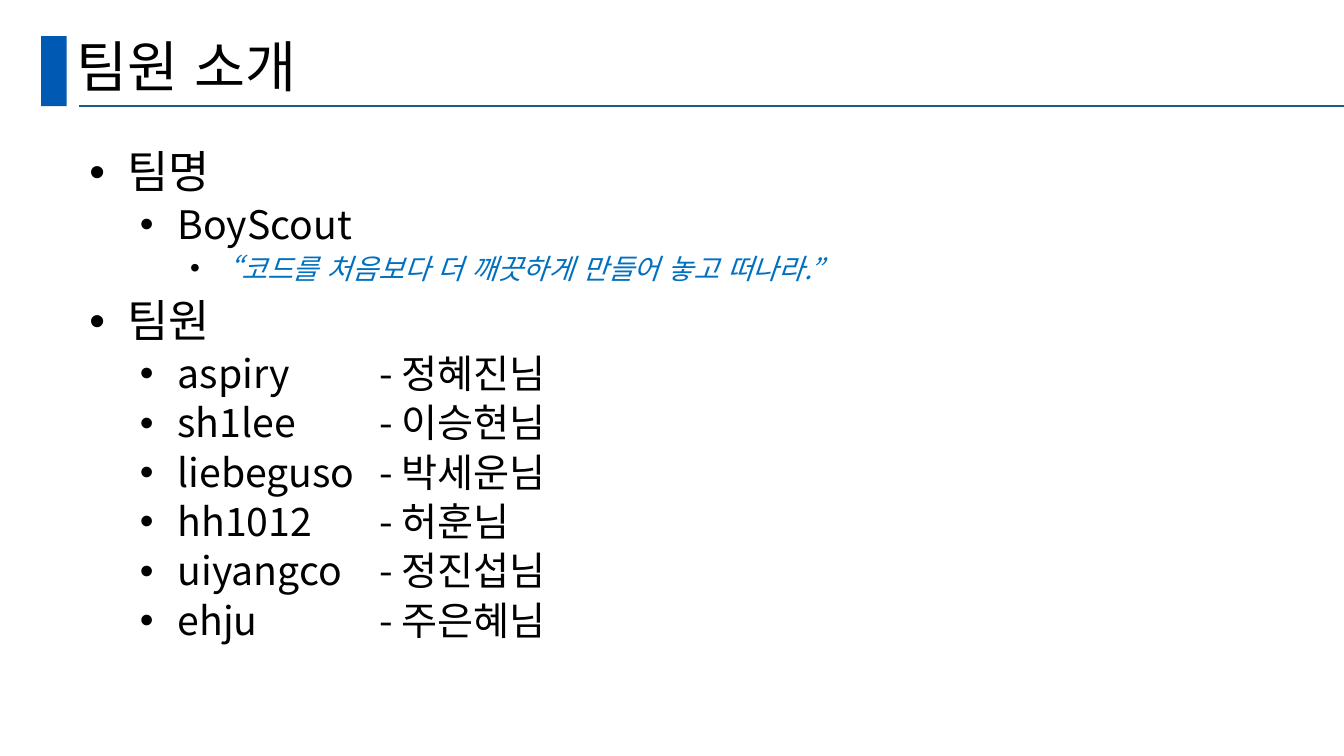
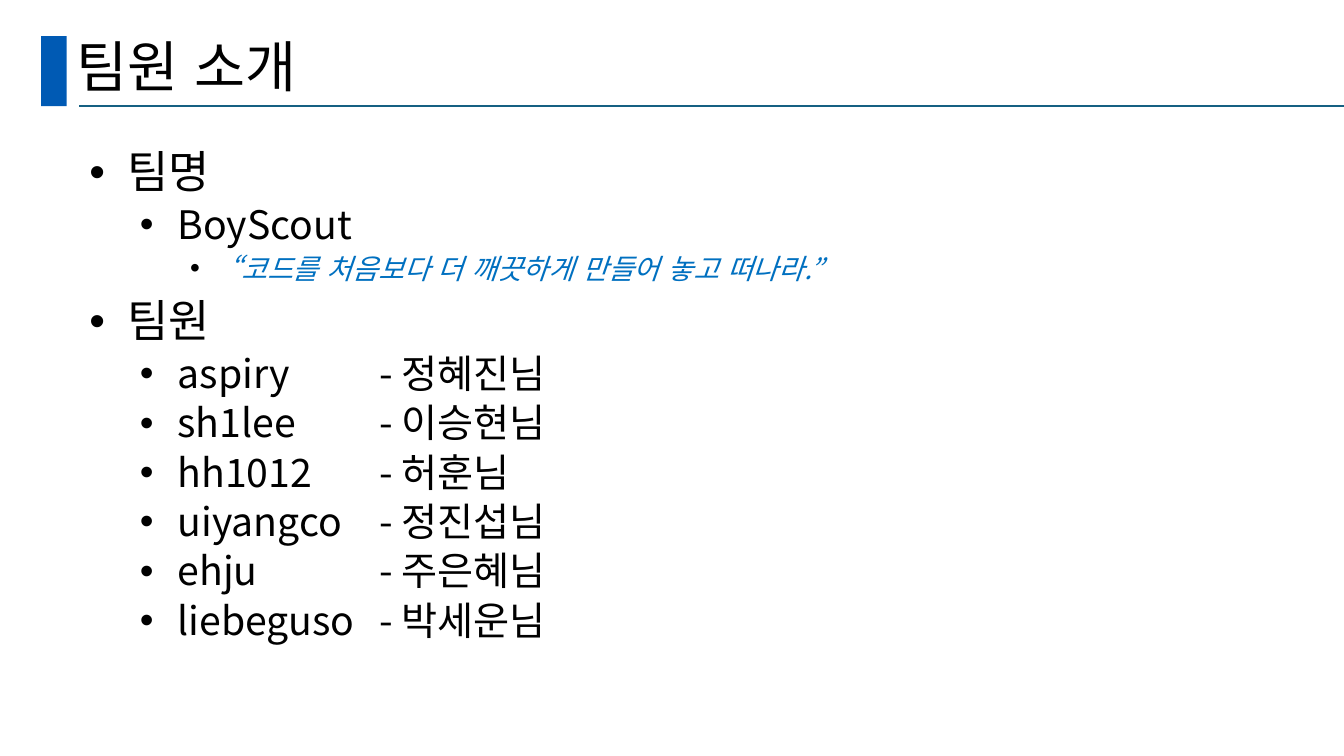
Before and after one commit to ehju/SSD_Project_BOYSCOUT, a slide deck: slide 2 of BOYSCOUT_PT.pptx. Drawn at 1344x756 pixels with LibreOffice and Linux fonts; fonts in the diff are those of the drawing. Boxes give left, top, right and bottom in pixels: in the first picture for what was removed or moved away, otherwise in the second. Text is boxed around its words. In the diff, an @@ line names an element or a change of style, - is before the commit and + after.

```diff
--- a/BOYSCOUT_PT.pptx
+++ b/BOYSCOUT_PT.pptx
@@ text at (178, 454, 546, 497): paragraph removed @@
-  • liebeguso - 박세운님
@@ text at (178, 602, 546, 645): paragraph added @@
+  • liebeguso - 박세운님
```
Also in this commit, not shown: 9 other slides changed, 11 slides added, 8 slides removed.
